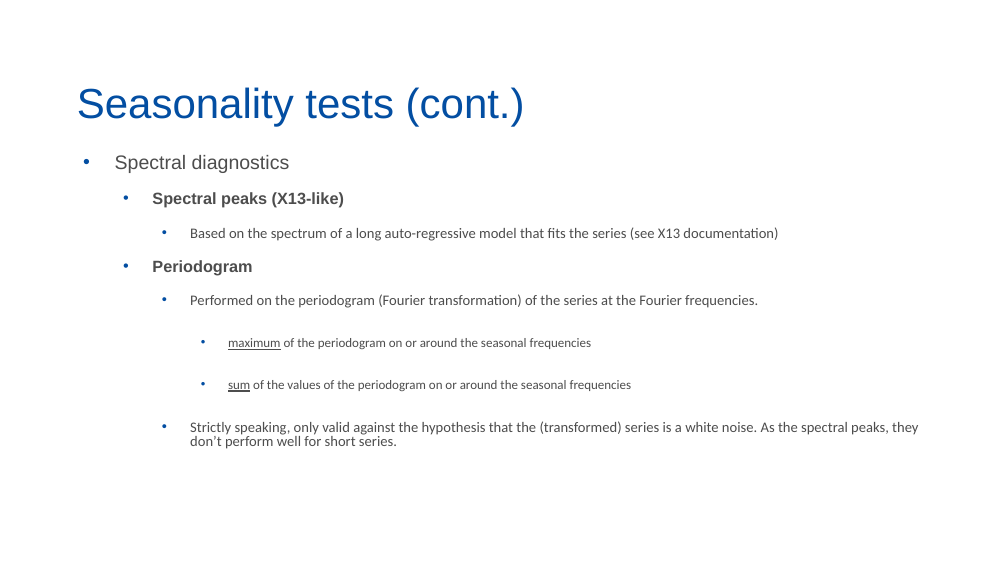
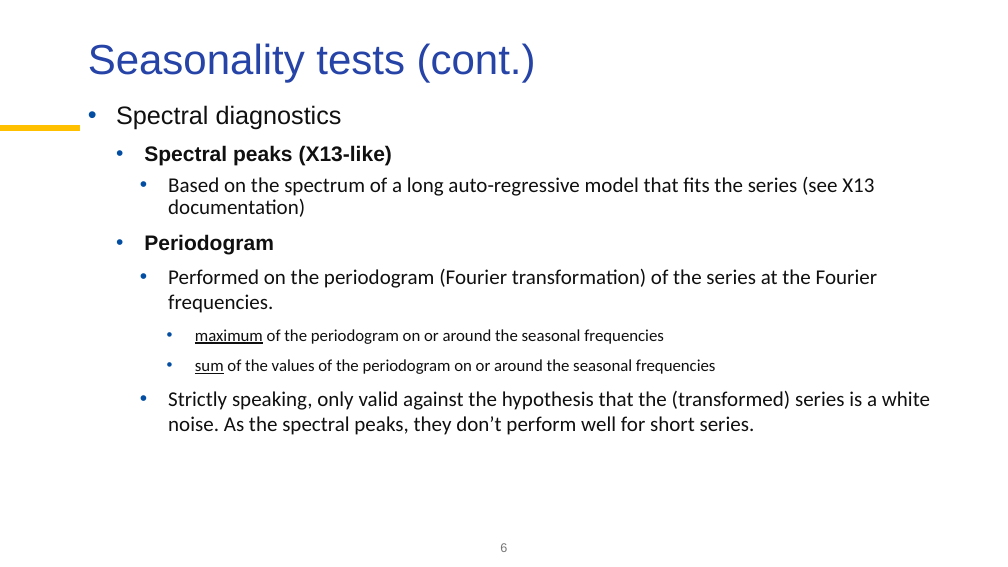
Before and after one commit to palatej/ESTP2026, a slide deck: slide 6 of 1.6 Seasonality tests.pptx. Drawn at 1008x567 pixels with LibreOffice and Linux fonts; fonts in the diff are those of the drawing; background and template pictures are left out. Boxes give left, top, right and bottom in pixels: in the first picture for what was removed or moved away, otherwise in the second. Text is boxed around its words. In the diff, an @@ line names an element or a change of style, - is before the commit and + after.

```diff
--- a/1.6 Seasonality tests.pptx
+++ b/1.6 Seasonality tests.pptx
@@ title "Seasonality tests (cont.)": place and size @@
-title "Seasonality tests (cont.)" at (77,87,525,127)
+title "Seasonality tests (cont.)" at (88,43,536,82)
@@ title "Seasonality tests (cont.)" at (88,43,536,82): text colour #034EA2 to #2644A7; vertical alignment bottom to top @@
@@ text "Spectral diagnostics": place and size @@
-text "Spectral diagnostics" at (115,155,918,449)
+text "Spectral diagnostics" at (116,105,930,435)
@@ text "Spectral diagnostics" at (116,105,930,435): size 18.6 to 24 pt in "Spectral diagnostics"; text colour #4D4D4D to #101010; size 15.5 to 20 pt in "Spectral peaks (X13-like)", "Periodogram"; size 13.9 to 20 pt in "Based on the spectrum of a long ...", "Performed on the periodogram (Fourier transformation) of ...", "Strictly speaking, only valid against the hypothesis ..."; size 12.4 to 16 pt in "maximum of the periodogram on or around ...", "sum of the values of the periodogram ..."; indent changed; line spacing 0.8 to 0.9; more space between paragraphs; line spacing 0.8 to 1; less space between paragraphs @@
@@ line added from (0, 129) to (80, 129), #FFC000 6 pt @@
@@ page number added at (500,543,507,552), 12 pt, text #767676 @@
+6
```
Also in this commit, not shown: 9 other slides changed, 1 slide added, 1 slide removed, 26 other files.
